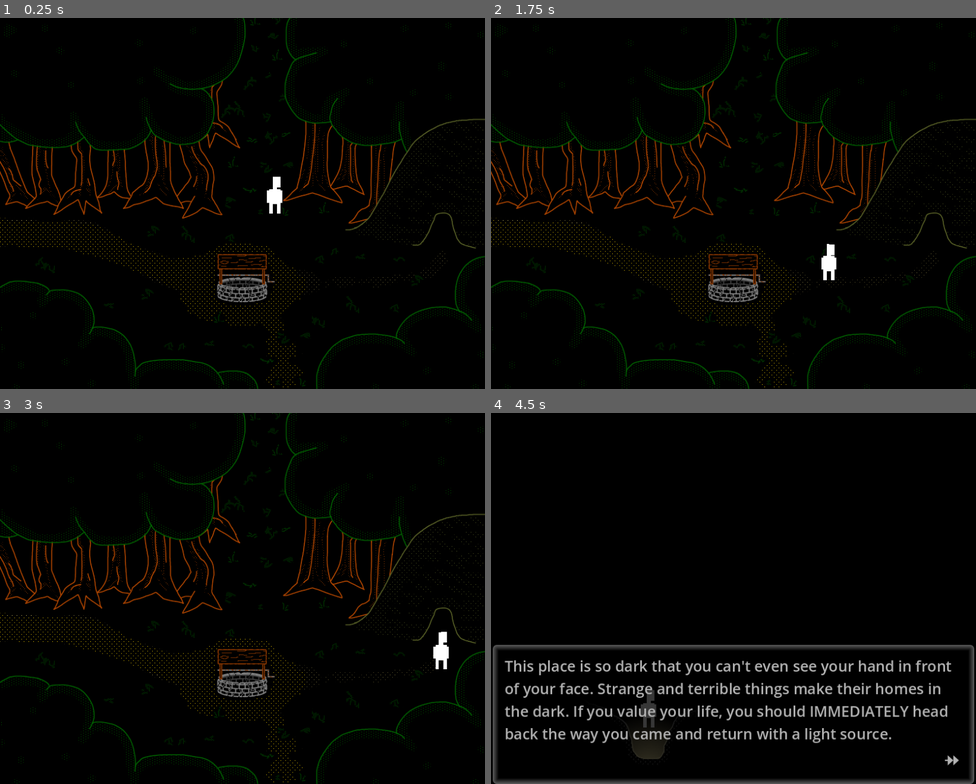
Above: before the commit, frames 1-4 (two rows, left to right).
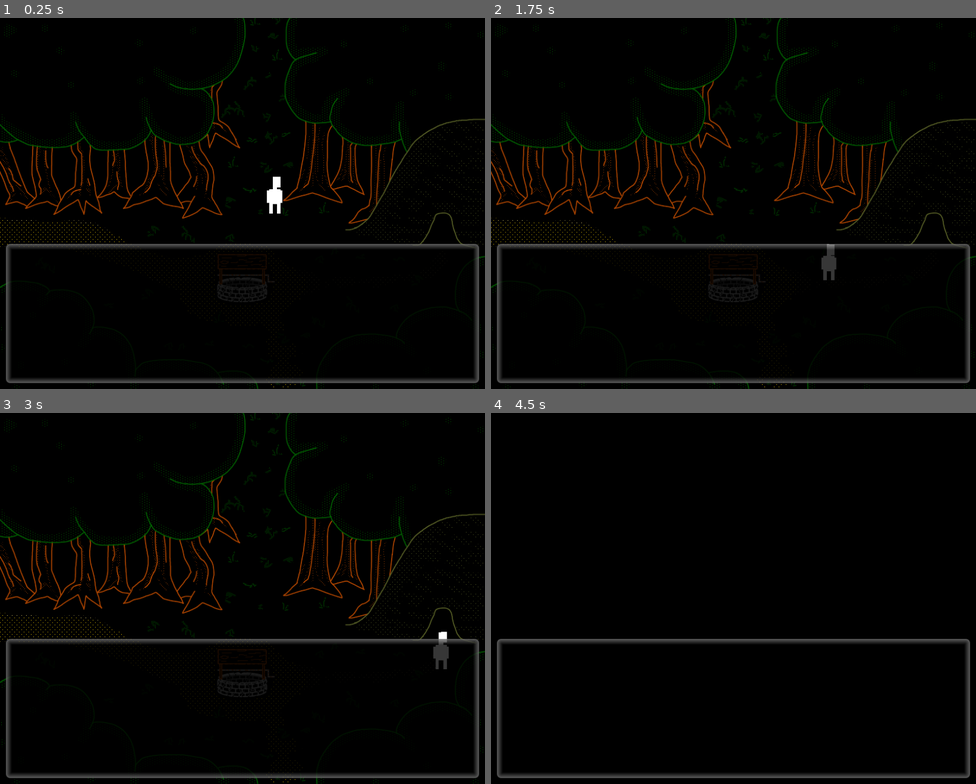
Above: after the commit, the same moments.

Repository: jschnurer/isle-of-lost-souls-godot
Game: Godot game, scene res://src/scenes/world.tscn
Same seed, same stepped clock (60 frames per second), same inputs: the game is played once before the commit and once after it.
Inputs:
- Up to frame 1 (0.25 s): no input
- Up to frame 2 (1.75 s): tap Enter (ui_accept) at 0.5, 0.77, 1.25, 1.52 s; hold Right (ui_right) 0.53-1.28 s; tap F (interact) at 0.6 s; hold Down (ui_down) from 1.28 s (still down); tap E (investigate) at 1.35 s
- Up to frame 3 (3 s): release Down (ui_down) at 2.03 s; hold Right (ui_right) 2.03-2.78 s; tap R (take) at 2.1 s; hold Up (ui_up) from 2.78 s (still down); tap Q (use_item) at 2.85 s
- Up to frame 4 (4.5 s): tap Enter (ui_accept) at 3.02, 3.77 s; release Up (ui_up) at 3.53 s; hold Left (ui_left) from 3.53 s (still down); tap F (interact) at 3.6 s; tap E (investigate) at 4.35 s

The runs differ from the first frame. In frame 1, 4.7% of the frame differs, in the area x 1-99%, y 60-99%; in frame 2, 4.9%; in frame 3, 4.9%; in frame 4, 11%, in the area x 0-100%, y 60-100%.
Error after the commit: Invalid assignment of property or key 'visible' with value of type 'bool' on a base object of type 'null instance'. (res://src/ui/message_box/message_box.gd:16)

Commit message:
added theme for margin and boxes spacing

Diff:
--- a/src/ui/inventory_manager/inventory_manager.gd
+++ b/src/ui/inventory_manager/inventory_manager.gd
@@ -3,7 +3,8 @@
 var is_open = false
 var delay_event_time = 0
 var delay_before_can_choose = .1
-@onready var grid_container = $VBoxContainer/Panel/MarginContainer/GridContainer
+@onready var grid_container = $VBoxContainer/Items/MarginContainer/GridContainer
+@onready var item_description_lbl = $VBoxContainer/Description/MarginContainer/Label
 
 func _ready():
 	hide()
@@ -50,6 +51,7 @@
 		btn.size_flags_horizontal = Control.SIZE_EXPAND_FILL
 		btn.alignment = HORIZONTAL_ALIGNMENT_LEFT
 		btn.pressed.connect(_on_item_chosen.bind(item))
+		btn.focus_entered.connect(_on_item_focused.bind(item))
 		grid_container.add_child(btn)
 
 	if (grid_container.get_child_count() > 0):
@@ -58,3 +60,6 @@
 func _on_item_chosen(item: Item):
 	SignalBus.inventory_closed.emit(item)
 	toggle(false)
+
+func _on_item_focused(item: Item):
+	item_description_lbl.text = item.description
--- a/src/ui/inventory_manager/inventory_manager.tscn
+++ b/src/ui/inventory_manager/inventory_manager.tscn
@@ -1,26 +1,29 @@
-[gd_scene load_steps=3 format=3 uid="uid://codq0ruqtbu4q"]
+[gd_scene load_steps=4 format=3 uid="uid://codq0ruqtbu4q"]
 
 [ext_resource type="Script" path="res://src/ui/inventory_manager/inventory_manager.gd" id="1_7de4o"]
 [ext_resource type="Theme" uid="uid://v1piyp7jwkvp" path="res://styles/base_theme.tres" id="1_gmoj4"]
+[ext_resource type="LabelSettings" uid="uid://4wsvigqxxrfw" path="res://styles/message_box_font_settings.tres" id="3_8brgs"]
 
 [node name="InventoryManager" type="CanvasLayer"]
 process_mode = 3
 script = ExtResource("1_7de4o")
 
-[node name="VBoxContainer" type="VBoxContainer" parent="."]
+[node name="MarginContainer" type="MarginContainer" parent="."]
 anchors_preset = 15
 anchor_right = 1.0
 anchor_bottom = 1.0
 grow_horizontal = 2
 grow_vertical = 2
 theme = ExtResource("1_gmoj4")
-theme_override_constants/separation = 10
 
-[node name="Panel2" type="Panel" parent="VBoxContainer"]
+[node name="VBoxContainer" type="VBoxContainer" parent="MarginContainer"]
+layout_mode = 2
+
+[node name="Header" type="Panel" parent="MarginContainer/VBoxContainer"]
 custom_minimum_size = Vector2(0, 47)
 layout_mode = 2
 
-[node name="MarginContainer" type="MarginContainer" parent="VBoxContainer/Panel2"]
+[node name="MarginContainer" type="MarginContainer" parent="MarginContainer/VBoxContainer/Header"]
 layout_mode = 1
 anchors_preset = 15
 anchor_right = 1.0
@@ -32,17 +35,18 @@
 theme_override_constants/margin_right = 10
 theme_override_constants/margin_bottom = 10
 
-[node name="Label" type="Label" parent="VBoxContainer/Panel2/MarginContainer"]
+[node name="Label" type="Label" parent="MarginContainer/VBoxContainer/Header/MarginContainer"]
 layout_mode = 2
 text = "Inventory"
+label_settings = ExtResource("3_8brgs")
 
-[node name="Panel" type="Panel" parent="VBoxContainer"]
+[node name="Items" type="Panel" parent="MarginContainer/VBoxContainer"]
 custom_minimum_size = Vector2(327, 86)
 layout_mode = 2
 size_flags_vertical = 3
 theme = ExtResource("1_gmoj4")
 
-[node name="MarginContainer" type="MarginContainer" parent="VBoxContainer/Panel"]
+[node name="MarginContainer" type="MarginContainer" parent="MarginContainer/VBoxContainer/Items"]
 layout_mode = 1
 anchors_preset = 15
 anchor_right = 1.0
@@ -54,10 +58,32 @@
 theme_override_constants/margin_right = 15
 theme_override_constants/margin_bottom = 15
 
-[node name="GridContainer" type="GridContainer" parent="VBoxContainer/Panel/MarginContainer"]
+[node name="GridContainer" type="GridContainer" parent="MarginContainer/VBoxContainer/Items/MarginContainer"]
 layout_mode = 2
 theme_override_constants/h_separation = 10
 theme_override_constants/v_separation = 10
 columns = 3
 
-[connection signal="minimum_size_changed" from="VBoxContainer/Panel/MarginContainer" to="." method="_on_margin_container_minimum_size_changed"]
+[node name="Description" type="Panel" parent="MarginContainer/VBoxContainer"]
+custom_minimum_size = Vector2(0, 94)
+layout_mode = 2
+
+[node name="MarginContainer" type="MarginContainer" parent="MarginContainer/VBoxContainer/Description"]
+layout_mode = 1
+anchors_preset = 15
+anchor_right = 1.0
+anchor_bottom = 1.0
+grow_horizontal = 2
+grow_vertical = 2
+theme_override_constants/margin_left = 10
+theme_override_constants/margin_top = 10
+theme_override_constants/margin_right = 10
+theme_override_constants/margin_bottom = 10
+
+[node name="Label" type="Label" parent="MarginContainer/VBoxContainer/Description/MarginContainer"]
+layout_mode = 2
+size_flags_vertical = 1
+label_settings = ExtResource("3_8brgs")
+autowrap_mode = 2
+
+[connection signal="minimum_size_changed" from="MarginContainer/VBoxContainer/Items/MarginContainer" to="." method="_on_margin_container_minimum_size_changed"]
--- a/src/ui/message_box/MessageBox.tscn
+++ b/src/ui/message_box/MessageBox.tscn
@@ -4,16 +4,12 @@
 [ext_resource type="Theme" uid="uid://v1piyp7jwkvp" path="res://styles/base_theme.tres" id="2_ejo7c"]
 [ext_resource type="LabelSettings" uid="uid://4wsvigqxxrfw" path="res://styles/message_box_font_settings.tres" id="3_sem4o"]
 
-[sub_resource type="LabelSettings" id="LabelSettings_ovuoe"]
-font_size = 29
-font_color = Color(0.703808, 0.703808, 0.703808, 1)
-
 [sub_resource type="Animation" id="Animation_m2g17"]
 length = 0.001
 tracks/0/type = "value"
 tracks/0/imported = false
 tracks/0/enabled = true
-tracks/0/path = NodePath("Panel:scale")
+tracks/0/path = NodePath("MarginContainer/Panel:scale")
 tracks/0/interp = 1
 tracks/0/loop_wrap = true
 tracks/0/keys = {
@@ -25,7 +21,7 @@
 tracks/1/type = "value"
 tracks/1/imported = false
 tracks/1/enabled = true
-tracks/1/path = NodePath("Panel:modulate:a")
+tracks/1/path = NodePath("MarginContainer/Panel:modulate:a")
 tracks/1/interp = 1
 tracks/1/loop_wrap = true
 tracks/1/keys = {
@@ -42,7 +38,7 @@
 tracks/0/type = "value"
 tracks/0/imported = false
 tracks/0/enabled = true
-tracks/0/path = NodePath("Panel:scale")
+tracks/0/path = NodePath("MarginContainer/Panel:scale")
 tracks/0/interp = 1
 tracks/0/loop_wrap = true
 tracks/0/keys = {
@@ -54,7 +50,7 @@
 tracks/1/type = "value"
 tracks/1/imported = false
 tracks/1/enabled = true
-tracks/1/path = NodePath("Panel:modulate:a")
+tracks/1/path = NodePath("MarginContainer/Panel:modulate:a")
 tracks/1/interp = 1
 tracks/1/loop_wrap = true
 tracks/1/keys = {
@@ -85,7 +81,7 @@
 tracks/0/type = "value"
 tracks/0/imported = false
 tracks/0/enabled = true
-tracks/0/path = NodePath("Panel:scale")
+tracks/0/path = NodePath("MarginContainer/Panel:scale")
 tracks/0/interp = 1
 tracks/0/loop_wrap = true
 tracks/0/keys = {
@@ -97,7 +93,7 @@
 tracks/1/type = "value"
 tracks/1/imported = false
 tracks/1/enabled = true
-tracks/1/path = NodePath("Panel:modulate:a")
+tracks/1/path = NodePath("MarginContainer/Panel:modulate:a")
 tracks/1/interp = 1
 tracks/1/loop_wrap = true
 tracks/1/keys = {
@@ -128,26 +124,33 @@
 "opening": SubResource("Animation_sqfol")
 }
 
+[sub_resource type="LabelSettings" id="LabelSettings_ovuoe"]
+font_size = 29
+font_color = Color(0.703808, 0.703808, 0.703808, 1)
+
 [node name="MessageBox" type="CanvasLayer"]
 process_mode = 3
 script = ExtResource("1_u5epf")
 
-[node name="Panel" type="Panel" parent="."]
-anchors_preset = 7
-anchor_left = 0.5
-anchor_top = 1.0
-anchor_right = 0.5
+[node name="AnimationPlayer" type="AnimationPlayer" parent="."]
+libraries = {
+"": SubResource("AnimationLibrary_qd1fp")
+}
+
+[node name="MarginContainer" type="MarginContainer" parent="."]
+anchors_preset = 15
+anchor_right = 1.0
 anchor_bottom = 1.0
-offset_left = -405.0
-offset_top = -234.0
-offset_right = 405.0
 grow_horizontal = 2
-grow_vertical = 0
-scale = Vector2(1e-05, 1e-05)
-pivot_offset = Vector2(405, 117)
+grow_vertical = 2
 theme = ExtResource("2_ejo7c")
 
-[node name="Text" type="Label" parent="Panel"]
+[node name="Panel" type="Panel" parent="MarginContainer"]
+custom_minimum_size = Vector2(0, 234)
+layout_mode = 2
+size_flags_vertical = 8
+
+[node name="Text" type="Label" parent="MarginContainer/Panel"]
 layout_mode = 1
 anchors_preset = 12
 anchor_top = 1.0
@@ -162,7 +165,7 @@
 label_settings = ExtResource("3_sem4o")
 autowrap_mode = 2
 
-[node name="OK" type="Label" parent="Panel"]
+[node name="OK" type="Label" parent="MarginContainer/Panel"]
 layout_mode = 1
 anchors_preset = 12
 anchor_top = 1.0
@@ -178,8 +181,3 @@
 horizontal_alignment = 1
 vertical_alignment = 1
 autowrap_mode = 2
-
-[node name="AnimationPlayer" type="AnimationPlayer" parent="."]
-libraries = {
-"": SubResource("AnimationLibrary_qd1fp")
-}
--- a/styles/base_theme.tres
+++ b/styles/base_theme.tres
@@ -35,4 +35,10 @@
 Button/styles/hover = ExtResource("1_x563t")
 Button/styles/normal = SubResource("StyleBoxFlat_hgn2q")
 Button/styles/pressed = ExtResource("1_x563t")
+HBoxContainer/constants/separation = 10
+MarginContainer/constants/margin_bottom = 10
+MarginContainer/constants/margin_left = 10
+MarginContainer/constants/margin_right = 10
+MarginContainer/constants/margin_top = 10
 Panel/styles/panel = SubResource("StyleBoxFlat_pytrn")
+VBoxContainer/constants/separation = 10
